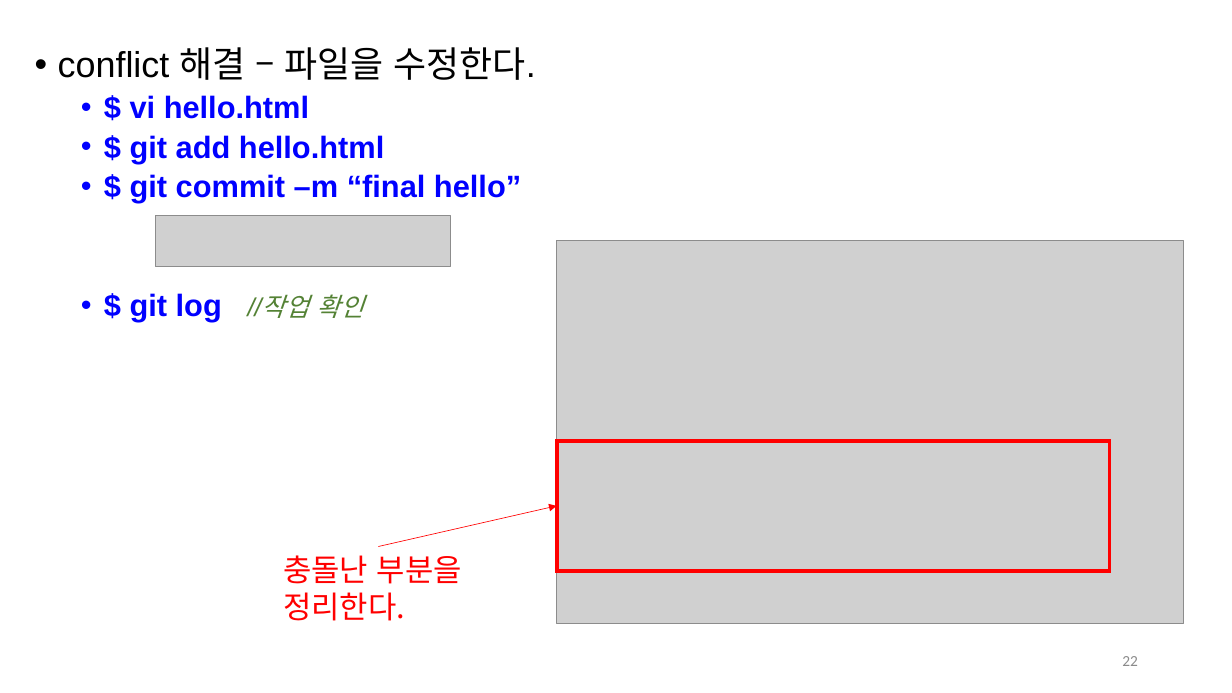
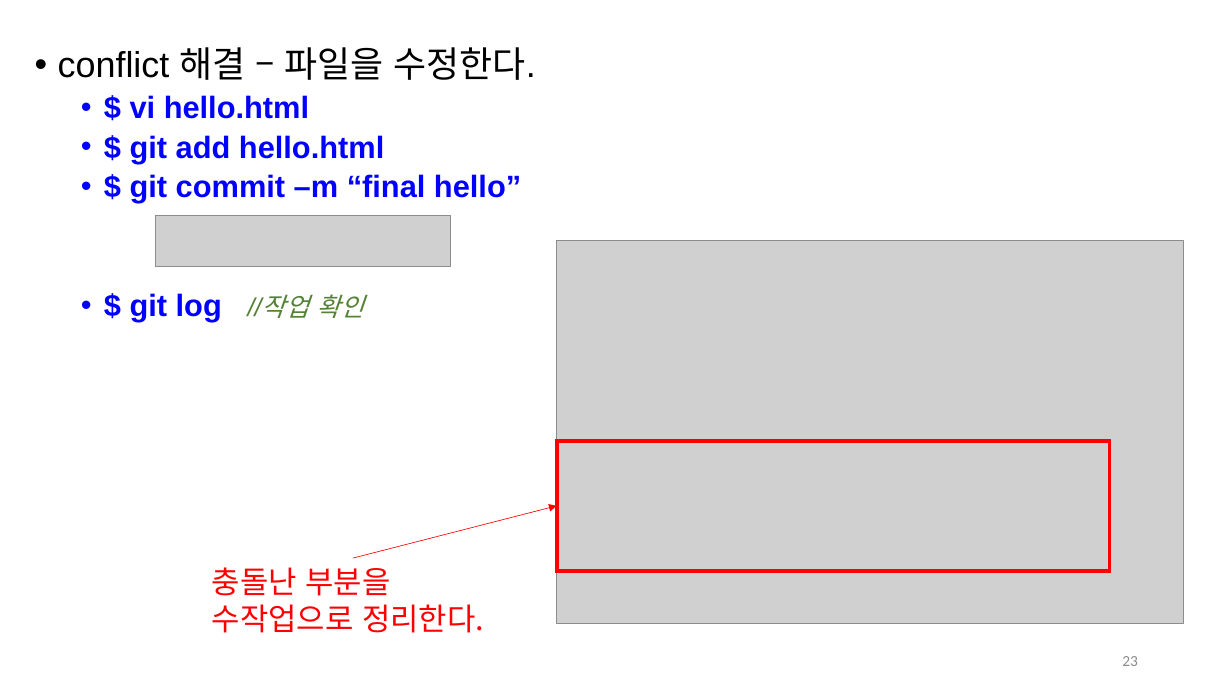
Before and after one commit to Open-Source-Programming/OpenSource-Lec, a slide deck: slide 23 of 07-Git2.pptx (slide 22 before the commit). Drawn at 1232x693 pixels with LibreOffice and Linux fonts; fonts in the diff are those of the drawing; grey boxes stand for pictures; background and template pictures are left out. Boxes give left, top, right and bottom in pixels: in the first picture for what was removed or moved away, otherwise in the second. Text is boxed around its words. In the diff, an @@ line names an element or a change of style, - is before the commit and + after.

```diff
--- a/07-Git2.pptx
+++ b/07-Git2.pptx
@@ arrow moved from (379, 546) - (556, 506) to (353, 558) - (556, 506) @@
@@ text at box(212, 567, 484, 633): text changed @@
-충돌난 부분을 정리한다.
+충돌난 부분을 수작업으로 정리한다.
@@ page number at box(1122, 656, 1138, 666): text changed @@
-22
+23
```
Also in this commit, not shown: 13 other slides changed, 1 slide added, 1 other file.
